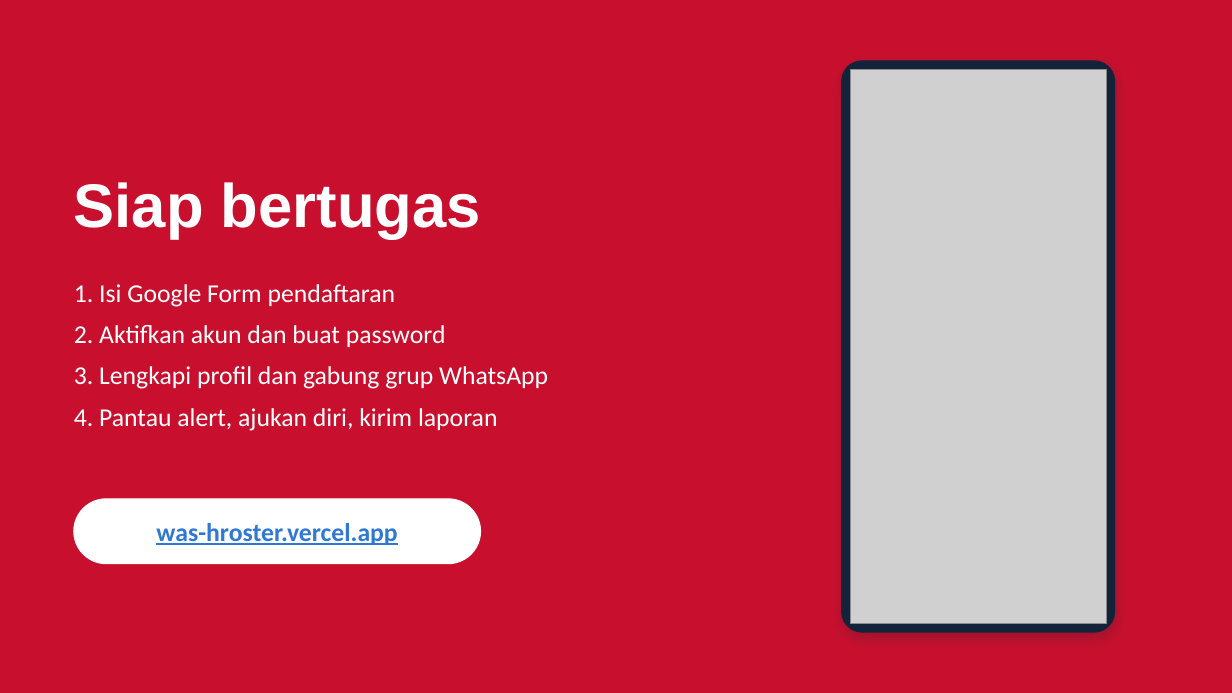
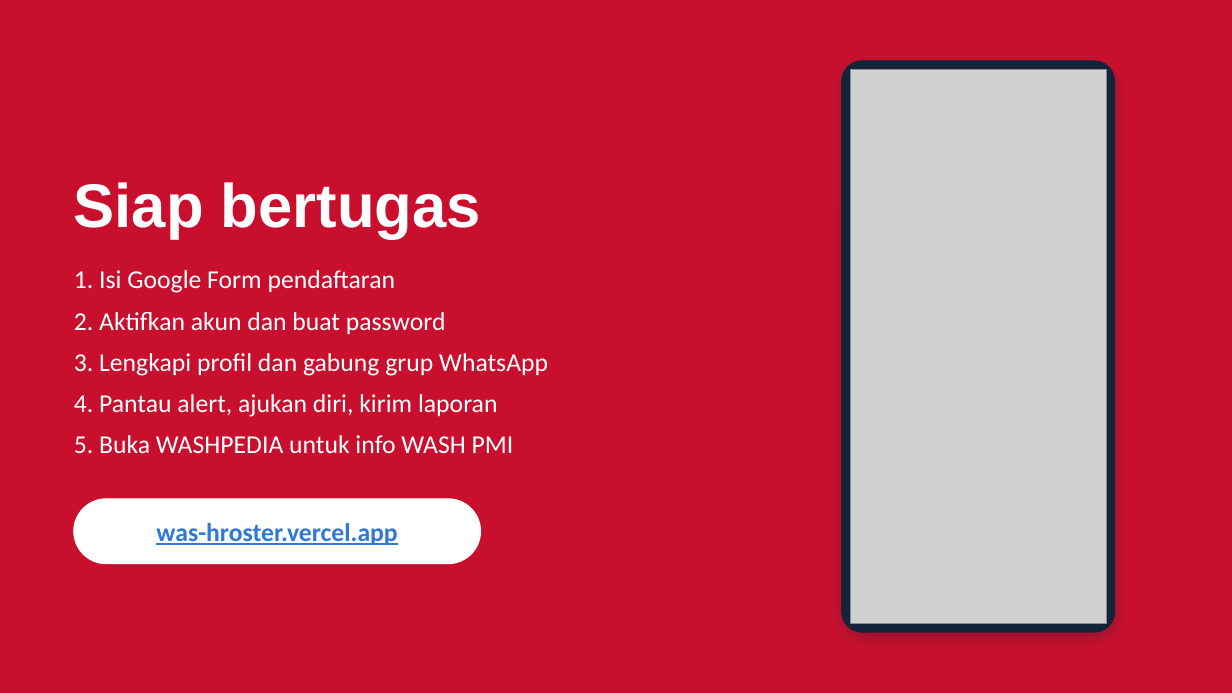
Before and after one commit to denekijulianto-ux/WASHroster, a slide deck: slide 24 of docs/Panduan-Anggota-Roster-WASH.pptx (slide 18 before the commit). Drawn at 1232x693 pixels with LibreOffice and Linux fonts; fonts in the diff are those of the drawing; grey boxes stand for pictures. Boxes give left, top, right and bottom in pixels: in the first picture for what was removed or moved away, otherwise in the second. Text is boxed around its words. In the diff, an @@ line names an element or a change of style, - is before the commit and + after.

```diff
--- a/docs/Panduan-Anggota-Roster-WASH.pptx
+++ b/docs/Panduan-Anggota-Roster-WASH.pptx
@@ text "1. Isi Google Form pendaftaran" moved from (x1=74, y1=284, x2=548, y2=431) to (x1=74, y1=270, x2=548, y2=453) @@
@@ text at (x1=74, y1=435, x2=514, y2=453): paragraph added @@
+5. Buka WASHPEDIA untuk info WASH PMI
```
Also in this commit, not shown: 3 other slides changed, 6 slides added, 2 other files.
